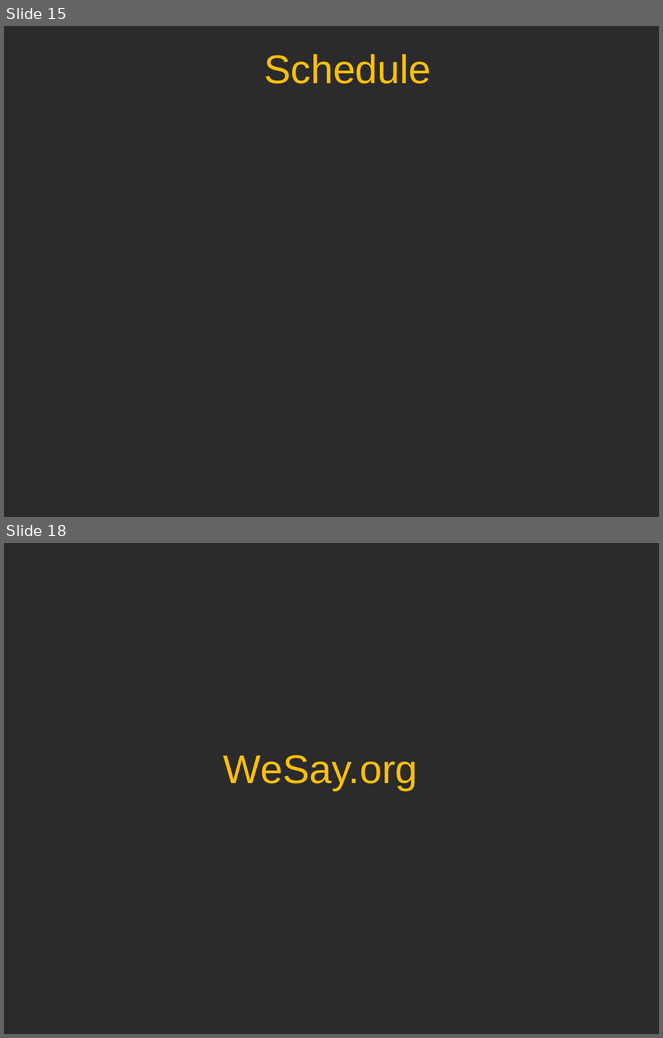
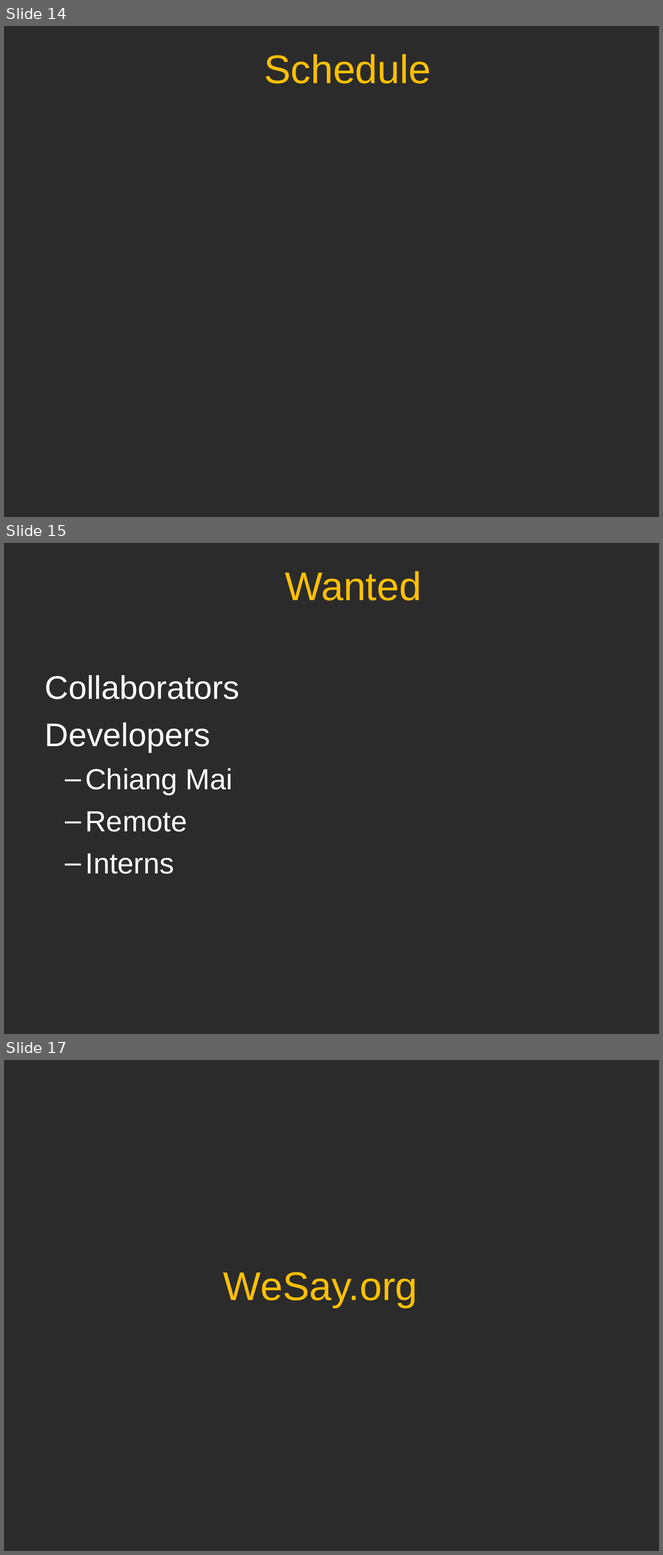
Before and after one commit to sillsdev/wesay, a slide deck: Presentations/CTC2006/V1.ppt. Shown one above the other, each under a label of ours: slides 15 and 18 before the commit, slides 14, 15 and 17 after it; the slides between them are not shown. The pictures are 663x1038 and 663x1555 pixels, drawn with LibreOffice and Linux fonts; fonts in the diff are those of the drawing; background and template pictures are left out; a plain dark background stands for a picture behind light text. Boxes give left, top, right and bottom in pixels: in the first picture for what was removed or moved away, otherwise in the second. Text is boxed around its words. In the diff, an @@ line names an element or a change of style, - is before the commit and + after.

```diff
--- a/Presentations/CTC2006/V1.ppt
+++ b/Presentations/CTC2006/V1.ppt
@@ slide 15 added at bbox=[4, 543, 659, 1034], background picture (left out) @@
@@ title added at bbox=[285, 571, 421, 601], 44 pt, text #FFC000 @@
+Wanted
@@ text added at bbox=[45, 675, 240, 874], 36 pt, text #FFFFFF @@
+  Collaborators
+  Developers
+  – Chiang Mai
+  – Remote
+  – Interns
@@ what was slide 15 is now slide 14 @@
@@ what was slide 18 is now slide 17 @@
```
Also in this commit, not shown: 3 slides changed, 2 other slides added, 4 slides removed, 3 other files.
